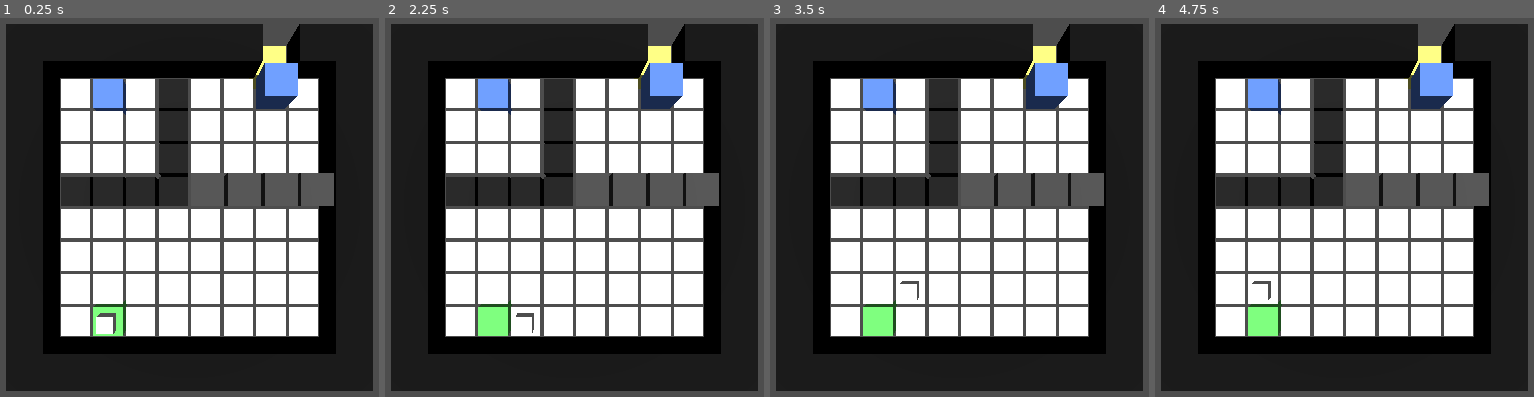
Above: before the commit, frames 1-4 (left to right).
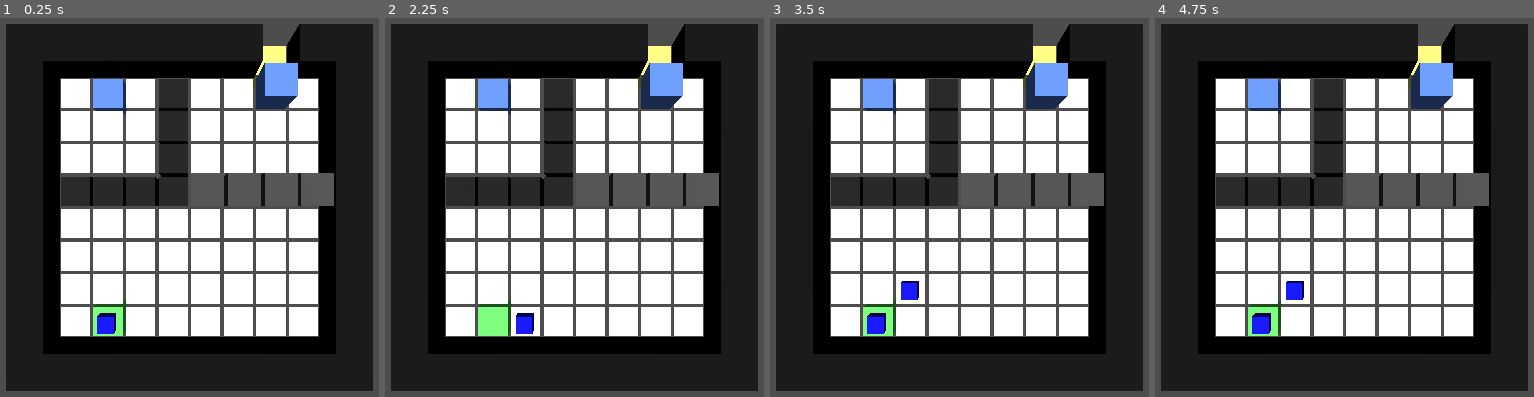
Above: after the commit, the same moments.

Repository: JaggerV20/reflectionsGameJam
Game: Godot game, scene res://Scenes/JTestScene.tscn
The game is run twice, just before and just after one commit, with the same random seed, the same clock (stepped at 60 frames per second) and the same inputs.
Inputs:
- Up to frame 1 (0.25 s): no input
- Up to frame 2 (2.25 s): tap Enter (ui_accept) at 0.5, 0.77, 0.8, 1.07, 1.25, 1.35, 1.52, 1.82, 2 s; hold Right (ui_right) 0.53-1.28 s; tap R (reflect) at 0.6, 1.55, 2.1 s; hold Down (ui_down) 1.28-2.03 s; hold Right (ui_right) from 2.03 s (still down)
- Up to frame 3 (3.5 s): tap Enter (ui_accept) at 2.3, 2.75, 3.02, 3.32 s; release Right (ui_right) at 2.78 s; hold Up (ui_up) from 2.78 s (still down); tap R (reflect) at 2.85 s
- Up to frame 4 (4.75 s): release Up (ui_up) at 3.53 s; hold Left (ui_left) from 3.53 s (still down); tap Enter (ui_accept) at 3.6, 3.77, 4.07, 4.25, 4.52 s; tap R (reflect) at 4.35 s

The runs differ from the first frame. In frame 1, 0.3% of the frame differs, in the area x 25-31%, y 77-84%; in frame 2, 0.3%; in frame 3, 0.5%; in frame 4, 0.6%, in the area x 25-40%, y 69-84%.

Commit message:
Implemented multiple units
Map contains two units that the player cycles between using. They're the same right now, and they can only move. I'm going to add unique functionality next.

Diff:
--- /dev/null
+++ b/Scenes/FillerUnit.tscn
@@ -0,0 +1,14 @@
+[gd_scene load_steps=4 format=3 uid="uid://bdbdykvy6mnri"]
+
+[ext_resource type="Material" uid="uid://bbj3dpnikmoe7" path="res://Materials/FillerUnitMat.tres" id="1_5pc35"]
+[ext_resource type="Script" path="res://Scripts/FillerUnit.gd" id="1_m32em"]
+
+[sub_resource type="BoxMesh" id="BoxMesh_ewcjc"]
+material = ExtResource("1_5pc35")
+size = Vector3(0.5, 0.5, 0.5)
+
+[node name="FillerUnit" type="Node3D"]
+script = ExtResource("1_m32em")
+
+[node name="MeshInstance3D" type="MeshInstance3D" parent="."]
+mesh = SubResource("BoxMesh_ewcjc")
--- a/Scenes/JTestScene.tscn
+++ b/Scenes/JTestScene.tscn
@@ -1,8 +1,7 @@
-[gd_scene load_steps=5 format=3 uid="uid://cou8ye7xnb48g"]
+[gd_scene load_steps=4 format=3 uid="uid://cou8ye7xnb48g"]
 
 [ext_resource type="Script" path="res://Scripts/StageHandler.gd" id="1_chfiy"]
 [ext_resource type="MeshLibrary" uid="uid://b42rnkosadtr2" path="res://basicTileMeshLib.tres" id="1_luscp"]
-[ext_resource type="PackedScene" uid="uid://s4u2unp6exht" path="res://Scenes/Unit.tscn" id="3_5ybgk"]
 
 [sub_resource type="Environment" id="Environment_nudws"]
 
@@ -26,5 +25,3 @@
 transform = Transform3D(1, 0, 0, 0, -4.37114e-08, 1, 0, -1, -4.37114e-08, 5, 10, 5)
 
 [node name="UnitHolder" type="Node3D" parent="StageHandler"]
-
-[node name="Unit1" parent="StageHandler/UnitHolder" instance=ExtResource("3_5ybgk")]
--- /dev/null
+++ b/Scripts/FillerUnit.gd
@@ -0,0 +1,11 @@
+extends "res://Scripts/Unit.gd"
+
+
+# Called when the node enters the scene tree for the first time.
+func _ready() -> void:
+	filler = true
+	super()
+
+# Called every frame. 'delta' is the elapsed time since the previous frame.
+func _process(delta: float) -> void:
+	super(delta)
--- a/Scripts/StageHandler.gd
+++ b/Scripts/StageHandler.gd
@@ -2,6 +2,8 @@
 
 @onready var grid_map: GridMap = $GridMap
 @onready var unit_holder: Node3D = $UnitHolder
+
+const FILLER_UNIT = preload("res://Scenes/FillerUnit.tscn")
 
 var mapLength = 10
 var mapWidth = 10
@@ -32,7 +34,7 @@
 }
 
 var setNextUnit = false
-var sentUnits = []
+var availableUnits = ["Filler", "Filler"]
 var currentUnit = 0
 var unitNodes = []
 #Needs to be set whenever the player moves to the next unit
@@ -42,8 +44,6 @@
 
 # Called when the node enters the scene tree for the first time.
 func _ready() -> void:
-	print("Stage Handler Ready")
-
 	stageMap.resize(mapLength * mapWidth)
 	var index = 0
 	for i in charMap:
@@ -102,28 +102,28 @@
 				stageMap[index] = defaultTileDict.duplicate()
 				stageMap[index]["Type"] = "Goal"
 		index += 1
+	var unitIndex = 0
+	for unit in availableUnits:
+		unit_holder.add_child(FILLER_UNIT.instantiate())
 	unitNodes = unit_holder.get_children()
-	setNextUnit = true
+	for unit in unitNodes:
+		if(unitIndex > 0):
+			unit.disabled = true
+			unit.visible = false
+		unit.unitIndex = startIndex
+		unit.nextIndex = startIndex
+		unit.zPos = (startIndex / mapWidth) + 0.5
+		unit.xPos = (startIndex % mapLength) + 0.5
+		unit.playerInput.connect(_on_player_input)
+		unit.reflect.connect(_on_player_reflect)
+		unit.nextUnit.connect(_on_next_unit)
+		unitIndex += 1
 
 
 # Called every frame. 'delta' is the elapsed time since the previous frame.
 func _process(delta: float) -> void:
-	if(setNextUnit):
-		print("set script")
-		unitNodes[currentUnit].set_script(load("res://Scripts/Unit.gd"))
-		unitNodes[currentUnit].unitIndex = startIndex
-		unitNodes[currentUnit].nextIndex = startIndex
-		unitNodes[currentUnit].zPos = (startIndex / mapWidth) + 0.5
-		unitNodes[currentUnit].xPos = (startIndex % mapLength) + 0.5
-		unitNodes[currentUnit].playerInput.connect(_on_player_input)
-		unitNodes[currentUnit].reflect.connect(_on_player_reflect)
-		unitNodes[currentUnit].nextUnit.connect(_on_next_unit)
-		actionStack.resize(unitNodes[currentUnit].turnCount)
-		setNextUnit = false
+	pass
 
-func _on_units_sent(arr : Array):
-	sentUnits = arr
-	setNextUnit = true
 #This method will check if an action is legal, like if the player can walk on the tile
 #It also needs to handle tile changes, such as filling or breaking tiles.
 #This is how I'll store the action stack for reflects
@@ -131,17 +131,29 @@
 	var wantedTile = stageMap[unit.nextIndex]
 	#Simple movement test
 	if(wantedTile["Walkable"]):
-		actionStack[unit.currentTurnCount - 1] = unit.unitIndex
+		unit.actionStack[unit.currentTurnCount - 1] = unit.unitIndex
 	authorizeInput.emit(wantedTile["Walkable"])
 
 func _on_player_reflect(unit : Node3D):
-	for action in actionStack:
+	for action in unit.actionStack:
 		if(action != null):
 			unit.unitIndex = action
 	unit.nextIndex = unit.unitIndex
 	unit.zPos = (unit.unitIndex / mapWidth) + 0.5
 	unit.xPos = (unit.unitIndex % mapLength) + 0.5
-	unit.currentTurnCount = actionStack.size()
+	unit.currentTurnCount = unit.turnCount
 
 func _on_next_unit():
-	pass
+	currentUnit += 1
+	if(currentUnit >= availableUnits.size()):
+		currentUnit = 0
+	unitNodes[currentUnit].disabled = false
+	unitNodes[currentUnit].visible = true
+	unitNodes[currentUnit].unitIndex = startIndex
+	unitNodes[currentUnit].nextIndex = startIndex
+	unitNodes[currentUnit].zPos = (startIndex / mapWidth) + 0.5
+	unitNodes[currentUnit].xPos = (startIndex % mapLength) + 0.5
+	unitNodes[currentUnit].isAlive = true
+	unitNodes[currentUnit].currentTurnCount = unitNodes[currentUnit].turnCount
+	unitNodes[currentUnit].actionStack.clear()
+	unitNodes[currentUnit].actionStack.resize(unitNodes[currentUnit].turnCount)
--- a/Scripts/Unit.gd
+++ b/Scripts/Unit.gd
@@ -1,6 +1,7 @@
 class_name Unit extends Node3D
 
 @onready var stage_handler: Node3D = $"../.."
+@onready var mesh_instance_3d: MeshInstance3D = $MeshInstance3D
 
 #To be set when unit is generated
 var mapLength = 10
@@ -14,6 +15,12 @@
 var currentTurnCount = turnCount
 var canReflect = true
 var isAlive = true
+var actionStack = []
+
+var filler = false
+var breaker = false
+
+var disabled = false
 
 #"Propose" movement to the stage handler. Send unit identifier. Stage handler will check if nextIndex is valid
 signal playerInput
@@ -23,37 +30,48 @@
 # Called when the node enters the scene tree for the first time.
 func _ready() -> void:
 	stage_handler.authorizeInput.connect(_on_stage_response)
-	global_position.y = 0.55
+	actionStack.resize(turnCount)
+	global_position.y = 1.05
 
 
 # Called every frame. 'delta' is the elapsed time since the previous frame.
 func _process(delta: float) -> void:
-	global_position.x = xPos
-	global_position.z = zPos
-	if(currentTurnCount == 0):
-		isAlive = false
-	if(isAlive):
-		if(Input.is_action_just_pressed("ui_up")):
-			nextIndex -= mapWidth
-		elif(Input.is_action_just_pressed("ui_down")):
-			nextIndex += mapWidth
-		elif(Input.is_action_just_pressed("ui_left")):
-			nextIndex -= 1
-		elif(Input.is_action_just_pressed("ui_right")):
-			nextIndex += 1
-		if(nextIndex != unitIndex):
-			playerInput.emit(self)
-	if(canReflect and (currentTurnCount != turnCount) and Input.is_action_just_pressed("reflect")):
-		#I just set reflect to r
-		canReflect = false
-		reflect.emit(self)
+	if(!disabled):
+		global_position.x = xPos
+		global_position.z = zPos
+		if(currentTurnCount == 0):
+			isAlive = false
+		if(isAlive):
+			if(Input.is_action_just_pressed("ui_up")):
+				nextIndex -= mapWidth
+			elif(Input.is_action_just_pressed("ui_down")):
+				nextIndex += mapWidth
+			elif(Input.is_action_just_pressed("ui_left")):
+				nextIndex -= 1
+			elif(Input.is_action_just_pressed("ui_right")):
+				nextIndex += 1
+			if(nextIndex != unitIndex):
+				playerInput.emit(self)
+		if(canReflect and (currentTurnCount != turnCount) and Input.is_action_just_pressed("reflect")):
+			#I just set reflect to r
+			canReflect = false
+			isAlive = true
+			reflect.emit(self)
+		if(Input.is_action_just_pressed("ui_accept")):
+			print("Wait")
+			currentTurnCount -= 1
+			if(!isAlive):
+				disabled = true
+				print("emit nextUnit")
+				nextUnit.emit()
 
 func _on_stage_response(allowed : bool):
-	if(allowed):
+	if(allowed and !disabled):
 		unitIndex = nextIndex
 		zPos = (unitIndex / mapWidth) + 0.5
 		xPos = (unitIndex % mapLength) + 0.5
 		currentTurnCount -= 1
 		print(currentTurnCount)
+		print(global_position)
 	else:
 		nextIndex = unitIndex
